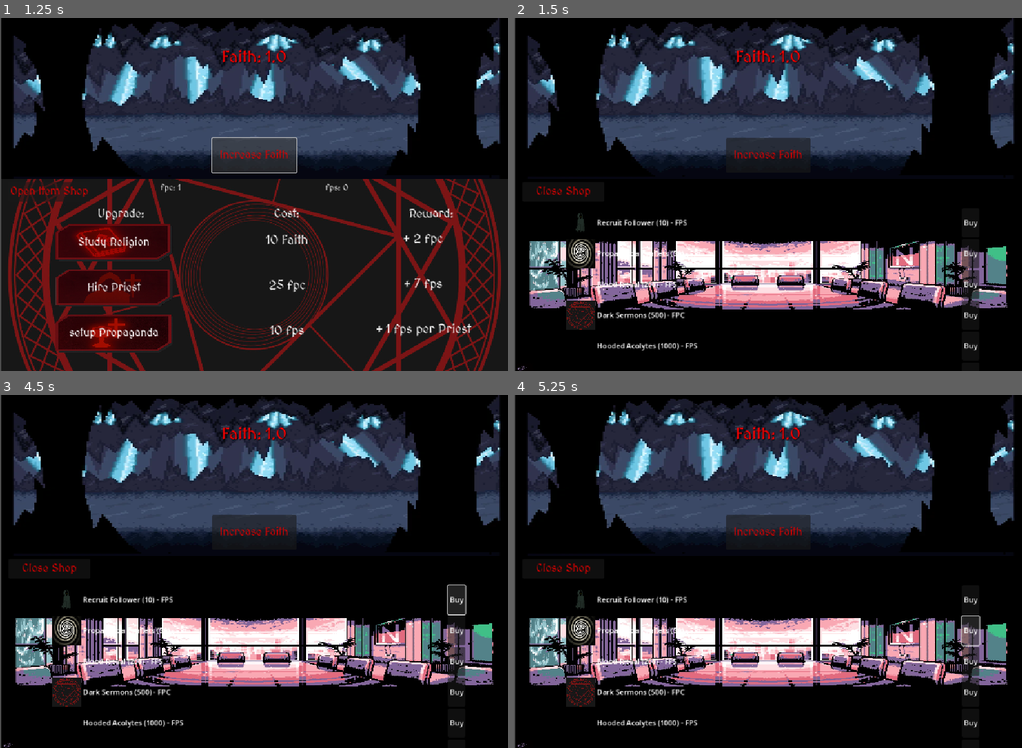
Above: before the commit, frames 1-4 (two rows, left to right).
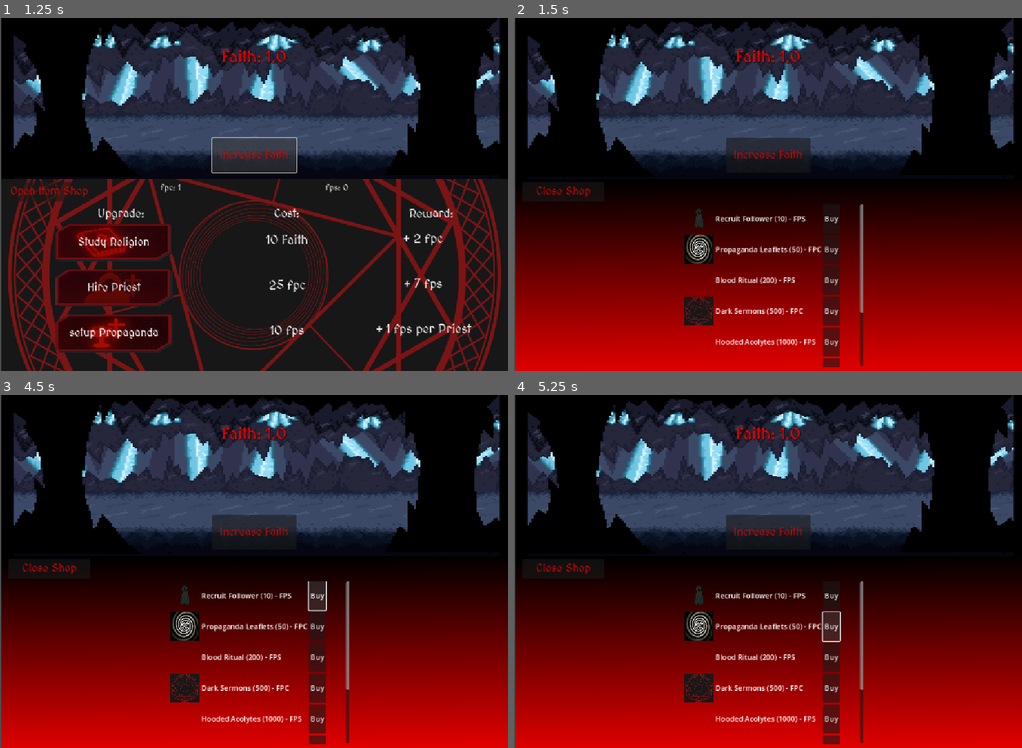
Above: after the commit, the same moments.

Repository: Anexoms/CultJam
Game: Godot game, scene res://main.tscn
Same seed, same stepped clock (60 frames per second), same inputs: the game is played once before the commit and once after it.
Inputs:
- Up to frame 1 (1.25 s): click "Increase Faith" at 0.5 s
- Up to frame 2 (1.5 s): click "Open Item Shop" at 1.25 s
- Up to frame 3 (4.5 s): click "Study Religion" at 2 s; click "Hire Priest" at 2.75 s; click "setup Propaganda" at 3.5 s; click "Buy" at 4.25 s
- Up to frame 4 (5.25 s): click "Buy" at 5 s

Frame 1 is identical in both runs. In frame 2, 48% of the frame differs, in the area x 0-100%, y 51-100%; in frame 3, 48%; in frame 4, 48%.

Commit message:
:heavy_plus_sign: add scroll and modif shoplist background

Diff:
--- a/main.gd
+++ b/main.gd
@@ -48,7 +48,7 @@
 @onready var shop_toggle_button = $TextureRect/ShopToggleButton
 @onready var shop_panel = $ShopTexture
 @onready var close_button = $ShopTexture/CloseButton
-@onready var shop_list = $ShopTexture/ShopList
+@onready var shop_list = $ShopTexture/ScrollContainer/ShopList
 
 
 func _ready():
--- a/main.tscn
+++ b/main.tscn
@@ -7,7 +7,6 @@
 [ext_resource type="Texture2D" uid="uid://c1wl5nnos7drm" path="res://assets/sprites/StudyReligion.png" id="5_lquwl"]
 [ext_resource type="Texture2D" uid="uid://ckyjlb6ss1iua" path="res://assets/sprites/HirePriest.png" id="6_7mycd"]
 [ext_resource type="Texture2D" uid="uid://bxc6ec68wvyqd" path="res://assets/sprites/Propaganda.png" id="7_272bh"]
-[ext_resource type="Texture2D" uid="uid://dctqnj6y71na8" path="res://assets/sprites/background1.webp" id="8_5vw27"]
 
 [sub_resource type="StyleBoxTexture" id="StyleBoxTexture_7mycd"]
 texture = ExtResource("5_lquwl")
@@ -41,6 +40,14 @@
 [sub_resource type="StyleBoxTexture" id="StyleBoxTexture_ycdy4"]
 texture = ExtResource("7_272bh")
 modulate_color = Color(0.803922, 0.803922, 0.803922, 1)
+
+[sub_resource type="Gradient" id="Gradient_272bh"]
+colors = PackedColorArray(0, 0, 0, 1, 0.87451, 0, 0, 1)
+
+[sub_resource type="GradientTexture2D" id="GradientTexture2D_5vw27"]
+gradient = SubResource("Gradient_272bh")
+fill_from = Vector2(0.490826, 0)
+fill_to = Vector2(0.513761, 1)
 
 [node name="Main" type="Control"]
 layout_mode = 3
@@ -322,7 +329,7 @@
 offset_top = 354.0
 offset_right = 1121.0
 offset_bottom = 780.0
-texture = ExtResource("8_5vw27")
+texture = SubResource("GradientTexture2D_5vw27")
 expand_mode = 1
 
 [node name="CloseButton" type="Button" parent="ShopTexture"]
@@ -343,9 +350,12 @@
 theme_override_font_sizes/font_size = 24
 text = "Close Shop"
 
-[node name="ShopList" type="VBoxContainer" parent="ShopTexture"]
-layout_mode = 0
-offset_left = 113.0
-offset_top = 66.0
-offset_right = 1024.0
-offset_bottom = 374.0
+[node name="ScrollContainer" type="ScrollContainer" parent="ShopTexture"]
+layout_mode = 0
+offset_left = 374.0
+offset_top = 57.0
+offset_right = 769.0
+offset_bottom = 415.0
+
+[node name="ShopList" type="VBoxContainer" parent="ShopTexture/ScrollContainer"]
+layout_mode = 2
Not shown: 1 places in main.tscn that only renumber resources
